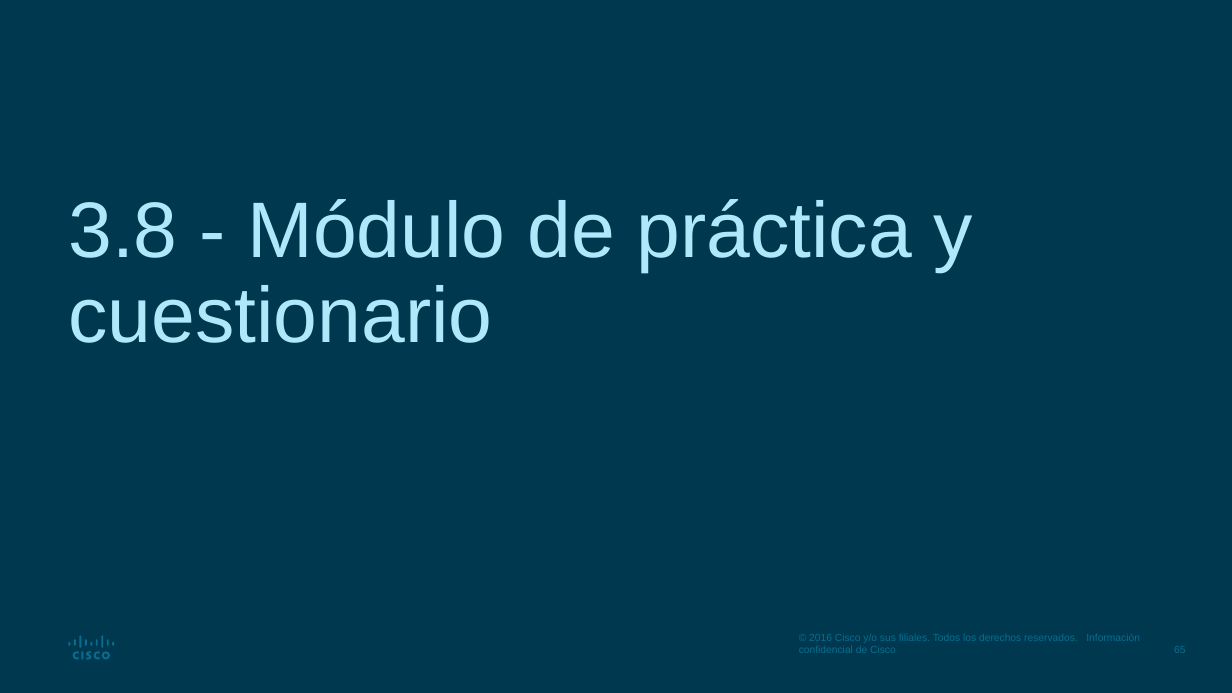
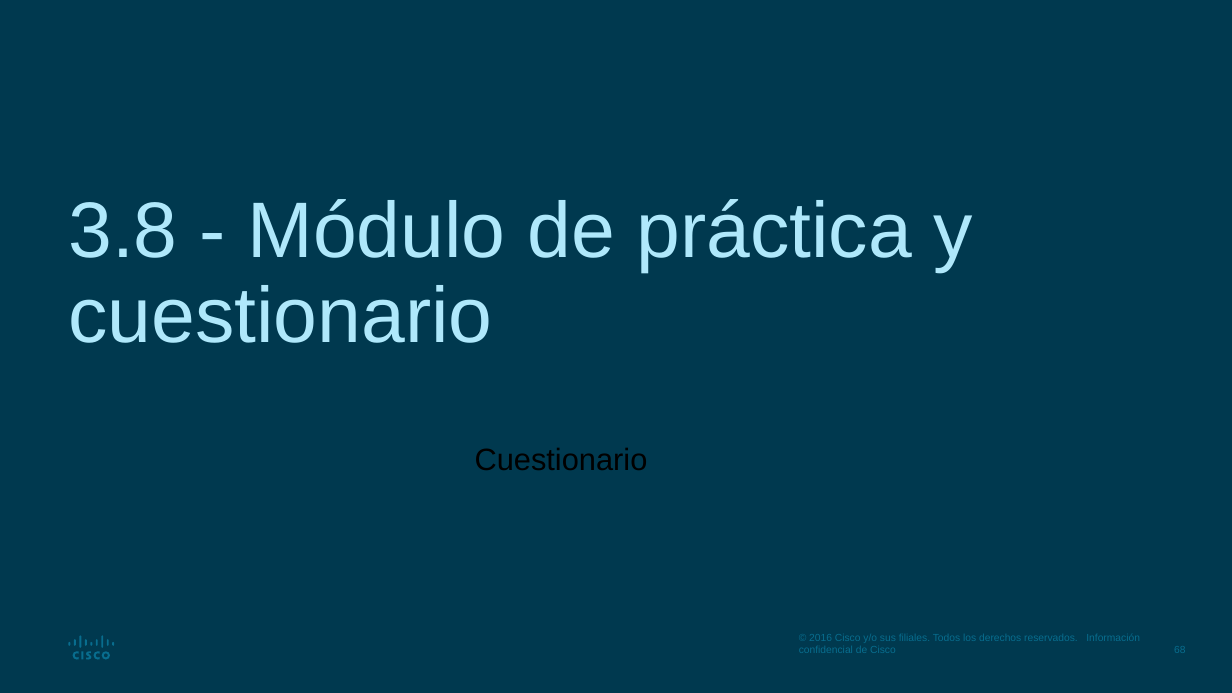
Before and after one commit to giganteavila/PAR, a slide deck: slide 68 of Presentaciones/3-Protocolos_y_modelos.odp (slide 65 before the commit). Drawn at 1232x693 pixels with LibreOffice and Linux fonts; fonts in the diff are those of the drawing. Boxes give left, top, right and bottom in pixels: in the first picture for what was removed or moved away, otherwise in the second. Text is boxed around its words. In the diff, an @@ line names an element or a change of style, - is before the commit and + after.

```diff
--- a/Presentaciones/3-Protocolos_y_modelos.odp
+++ b/Presentaciones/3-Protocolos_y_modelos.odp
@@ text added at <box>475,448,648,470</box>, 18 pt, text #000000 @@
+Cuestionario
```
Also in this commit, not shown: 8 other slides changed, 3 slides added.
